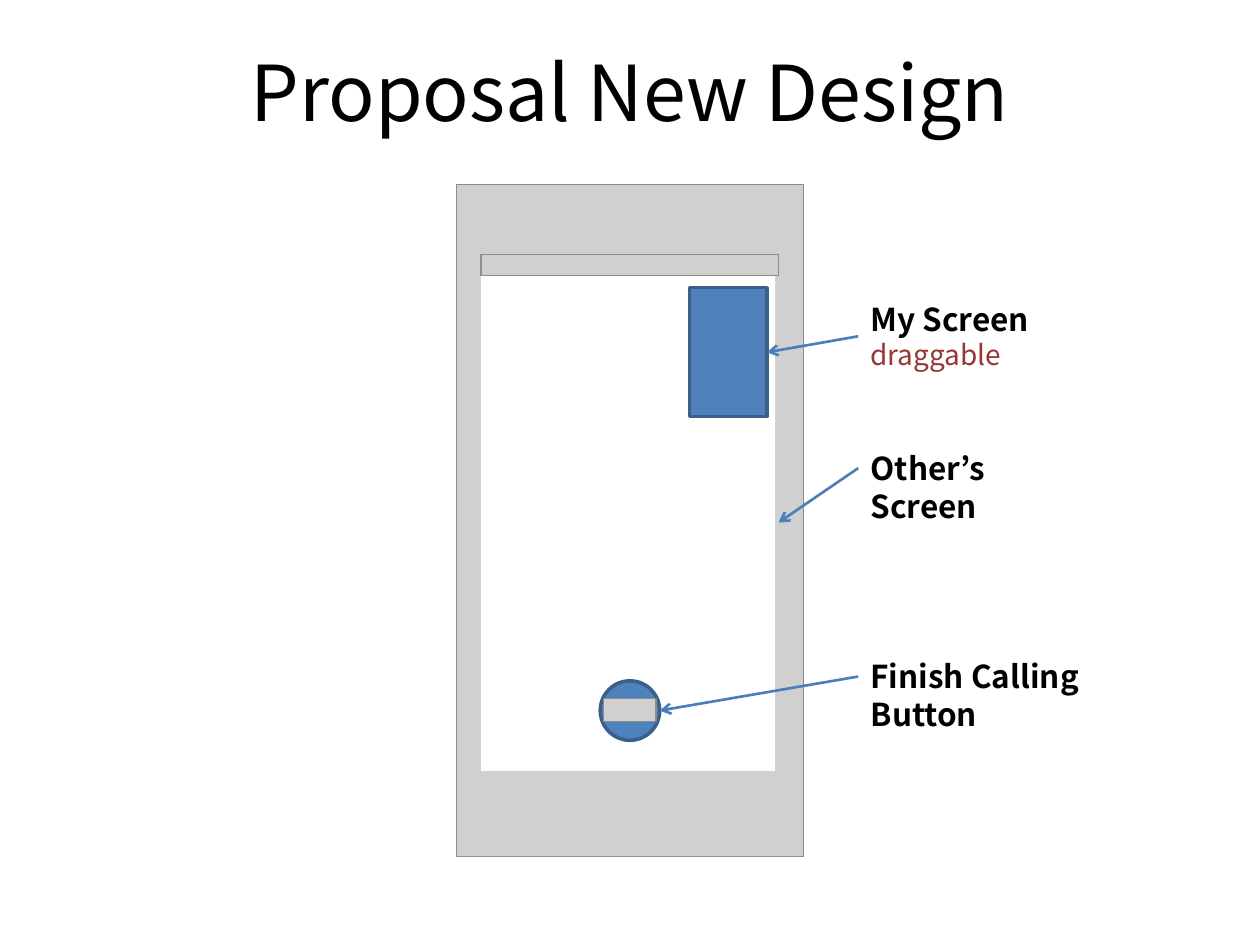
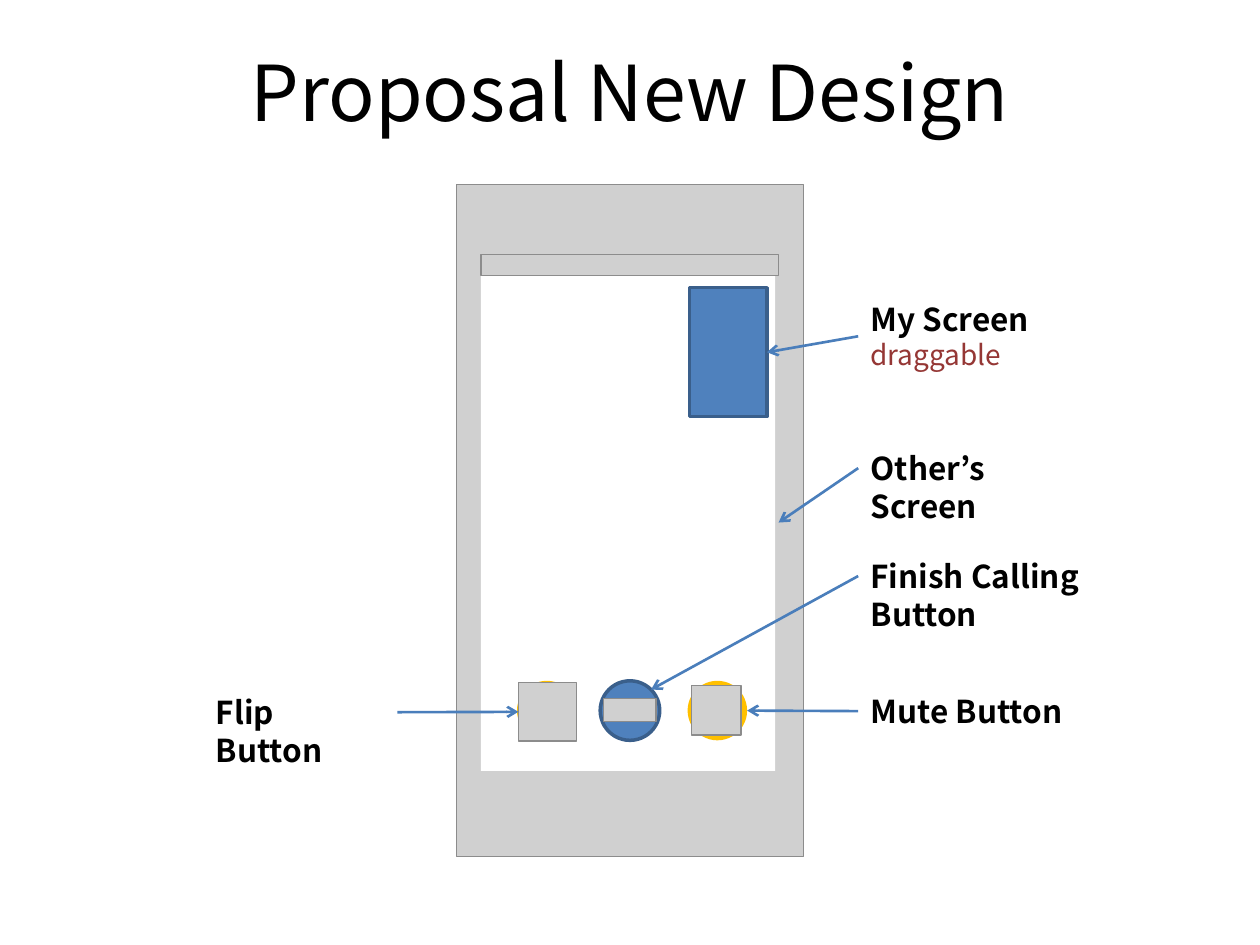
Before and after one commit to UCIUROP2015/UCI_OmletRTC, a slide deck: slide 5 of project_docs/proposal_design.pptx. Drawn at 1260x945 pixels with LibreOffice and Linux fonts; fonts in the diff are those of the drawing; grey boxes stand for pictures; background and template pictures are left out. Boxes give left, top, right and bottom in pixels: in the first picture for what was removed or moved away, otherwise in the second. Text is boxed around its words. In the diff, an @@ line names an element or a change of style, - is before the commit and + after.

Commit message:
edited design

```diff
--- a/project_docs/proposal_design.pptx
+++ b/project_docs/proposal_design.pptx
@@ text "Finish Calling Button": place and size @@
-text "Finish Calling Button" at <box>871,662,1079,727</box>
+text "Finish Calling Button" at <box>871,562,1079,627</box>
@@ arrow moved from (858, 677) - (660, 711) to (858, 576) - (651, 689) @@
@@ ellipse added at <box>517,680,576,740</box>, fill #FFC000 @@
@@ picture added at <box>518,683,576,741</box> @@
@@ ellipse added at <box>688,680,747,740</box>, fill #FFC000 @@
@@ picture added at <box>692,685,741,735</box> @@
@@ text added at <box>216,698,323,763</box>, 18 pt, text #000000, bold @@
+Flip Button
@@ arrow added from (397, 712) to (518, 712), #4B7EBC 1.5 pt @@
@@ arrow added from (858, 711) to (747, 711), #4B7EBC 1.5 pt @@
@@ text added at <box>871,699,1063,724</box>, 18 pt, text #000000, bold @@
+Mute Button
```
